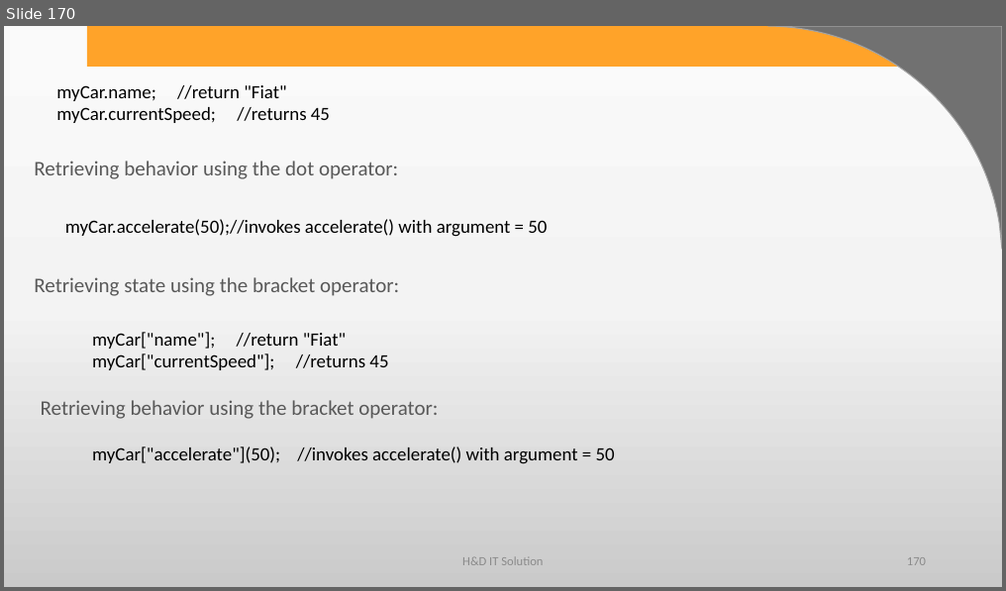
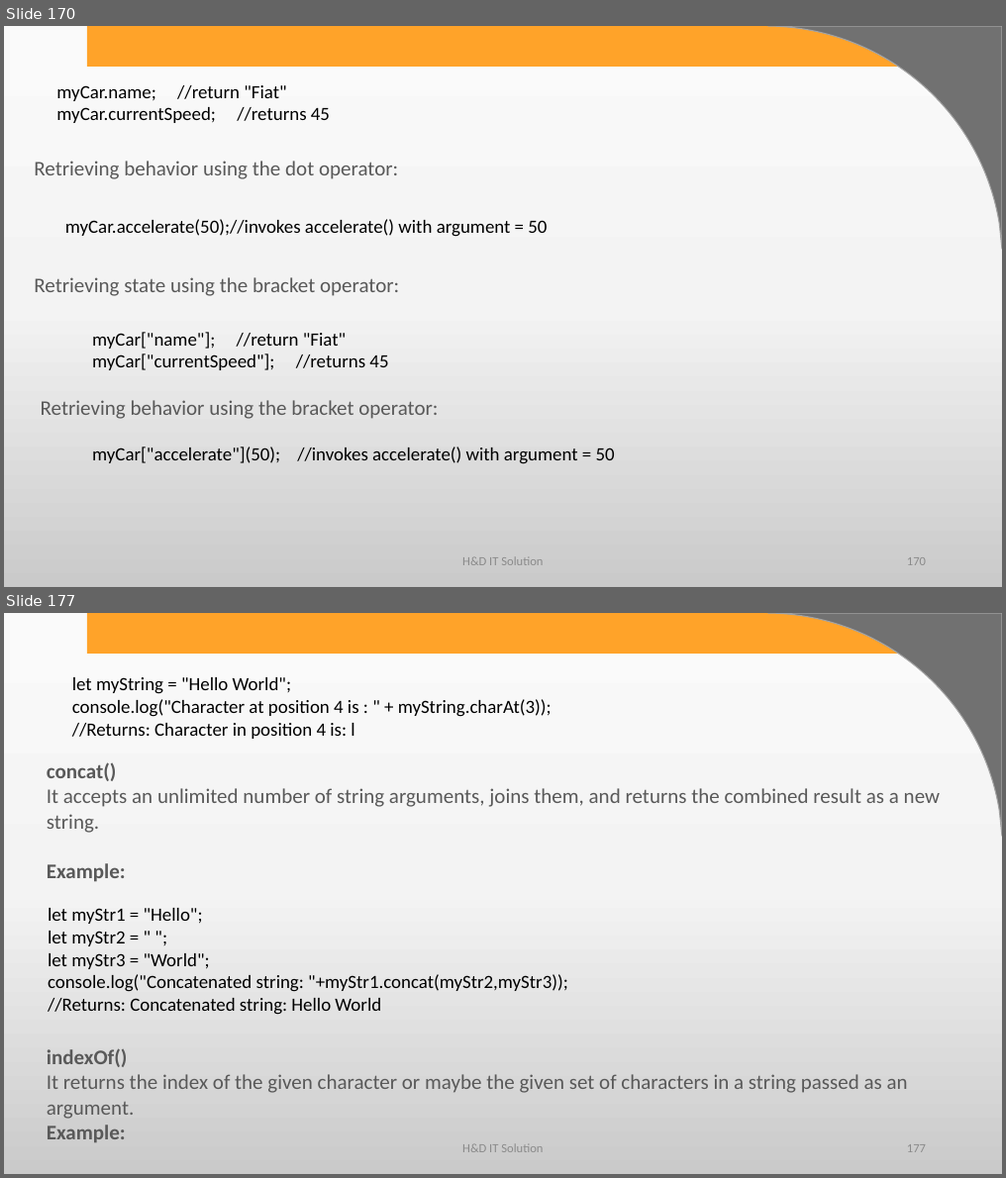
Before and after one commit to harshadasawant/javascript, a slide deck: ppt/JavaScript.pptx. Shown one above the other, each under a label of ours: slide 170 before the commit, slides 170 and 177 after it; the slides between them are not shown. The pictures are 1006x591 and 1006x1178 pixels, drawn with LibreOffice and Linux fonts; fonts in the diff are those of the drawing; background and template pictures are left out. Boxes give left, top, right and bottom in pixels: in the first picture for what was removed or moved away, otherwise in the second. Text is boxed around its words. In the diff, an @@ line names an element or a change of style, - is before the commit and + after.

```diff
--- a/ppt/JavaScript.pptx
+++ b/ppt/JavaScript.pptx
@@ slide 177 added at <box>4,613,1002,1174</box>, background gradient #FBFBFB to #F4F4F4 to #CBCBCB; not listed: 2 template elements that a slide beside it also shows @@
@@ text added at <box>72,677,551,739</box>, 18 pt, text #000000 @@
+let myString = "Hello World";
+console.log("Character at position 4 is : " + myString.charAt(3));
+//Returns: Character in position 4 is: l
@@ text added at <box>47,762,940,882</box>, 20 pt, text #595959 @@
+concat()
+It accepts an unlimited number of string arguments, joins them, and returns the combined result as a new string.
+Example:
@@ text added at <box>48,908,568,1015</box>, 18 pt, text #000000 @@
+let myStr1 = "Hello";
+let myStr2 = " ";
+let myStr3 = "World";
+console.log("Concatenated string: "+myStr1.concat(myStr2,myStr3));
+//Returns: Concatenated string: Hello World
@@ text added at <box>47,1049,908,1143</box>, 20 pt, text #595959 @@
+indexOf()
+It returns the index of the given character or maybe the given set of characters in a string passed as an argument.
+Example:
@@ text added at <box>462,1145,543,1153</box>, 12 pt, text #8C8C8C @@
+H&D IT Solution
@@ page number added at <box>907,1145,926,1153</box>, 12 pt, text #8C8C8C @@
+177
```
Also in this commit, not shown: 31 other slides added, 1 other file.
